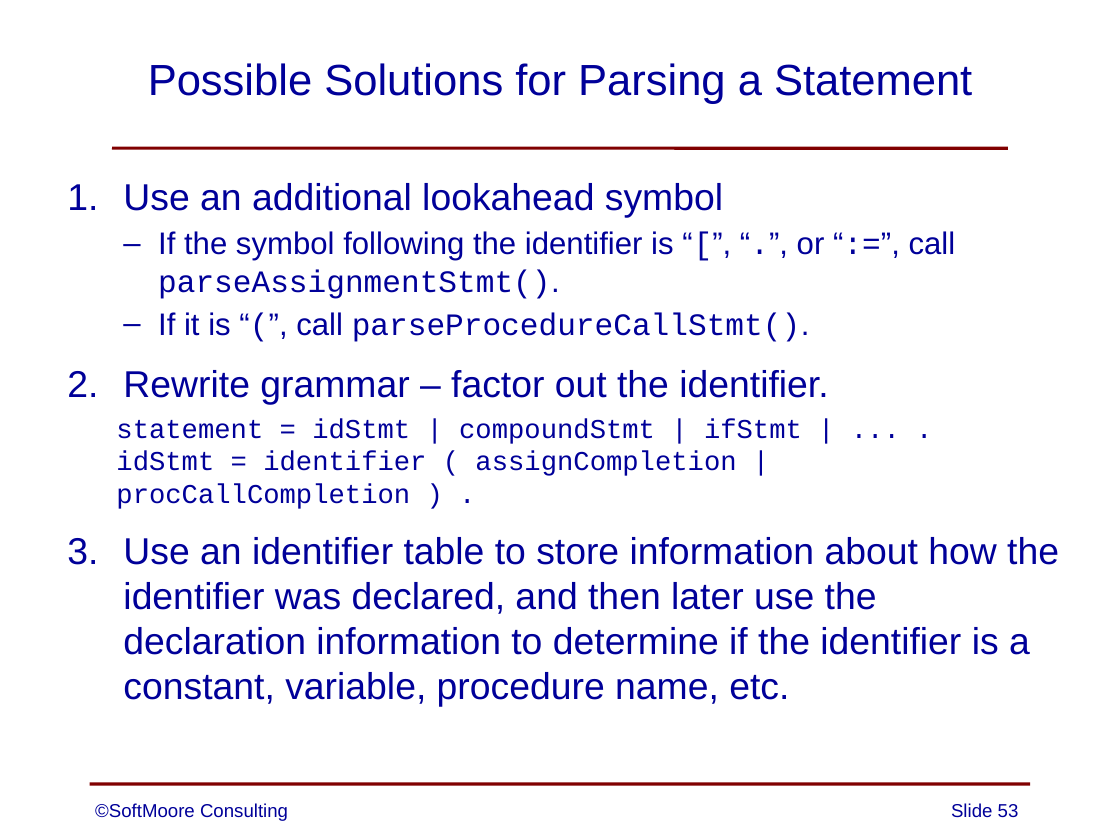
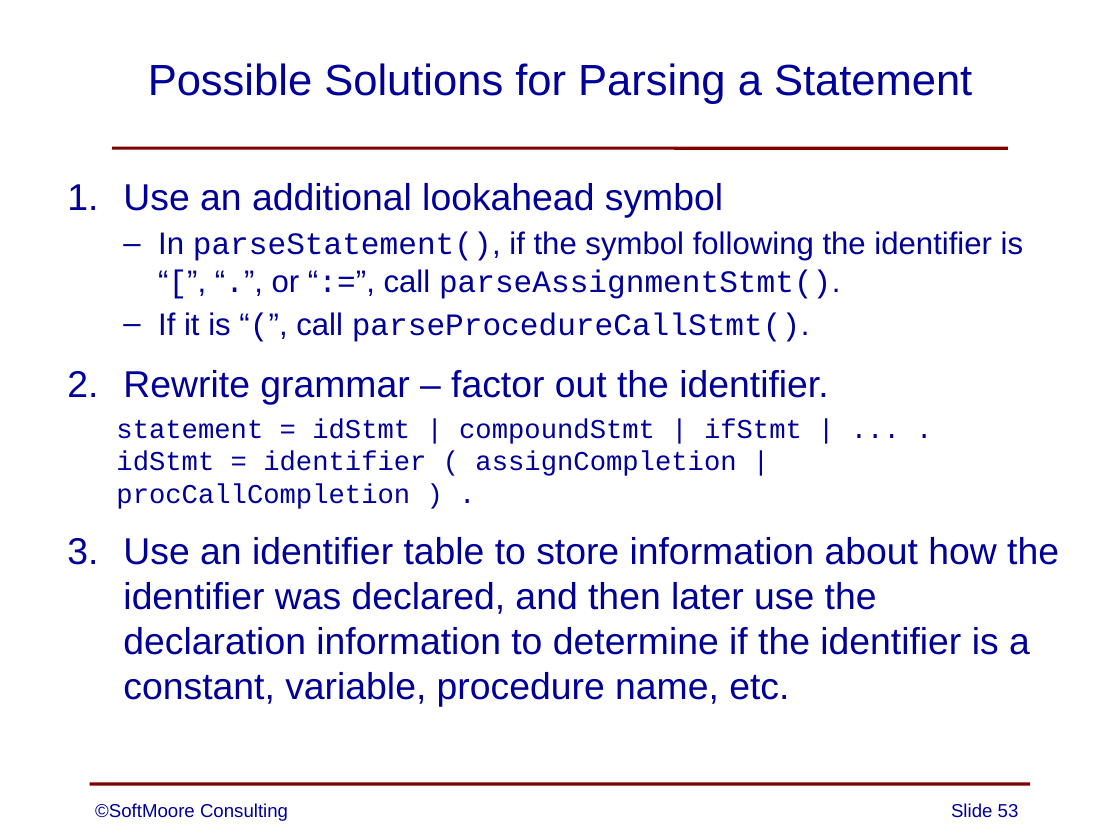
Before and after one commit to SoftMoore/CPRL-Kt-2nd, a slide deck: slide 53 of PowerPoints/06 - Syntax Analysis.pptx. Drawn at 1120x840 pixels with LibreOffice and Linux fonts; fonts in the diff are those of the drawing. Boxes give left, top, right and bottom in pixels: in the first picture for what was removed or moved away, otherwise in the second. Text is boxed around its words. In the diff, an @@ line names an element or a change of style, - is before the commit and + after.

```diff
--- a/PowerPoints/06 - Syntax Analysis.pptx
+++ b/PowerPoints/06 - Syntax Analysis.pptx
@@ text at bbox=[158, 231, 1023, 299]: text changed @@
-  – If the symbol following the identifier is “[”, “.”, or “:=”, call parseAssignmentStmt().
+  – In parseStatement(), if the symbol following the identifier is
+    “[”, “.”, or “:=”, call parseAssignmentStmt().
```
Also in this commit, not shown: 4 other slides changed, 1 slide added, 1 slide removed.
